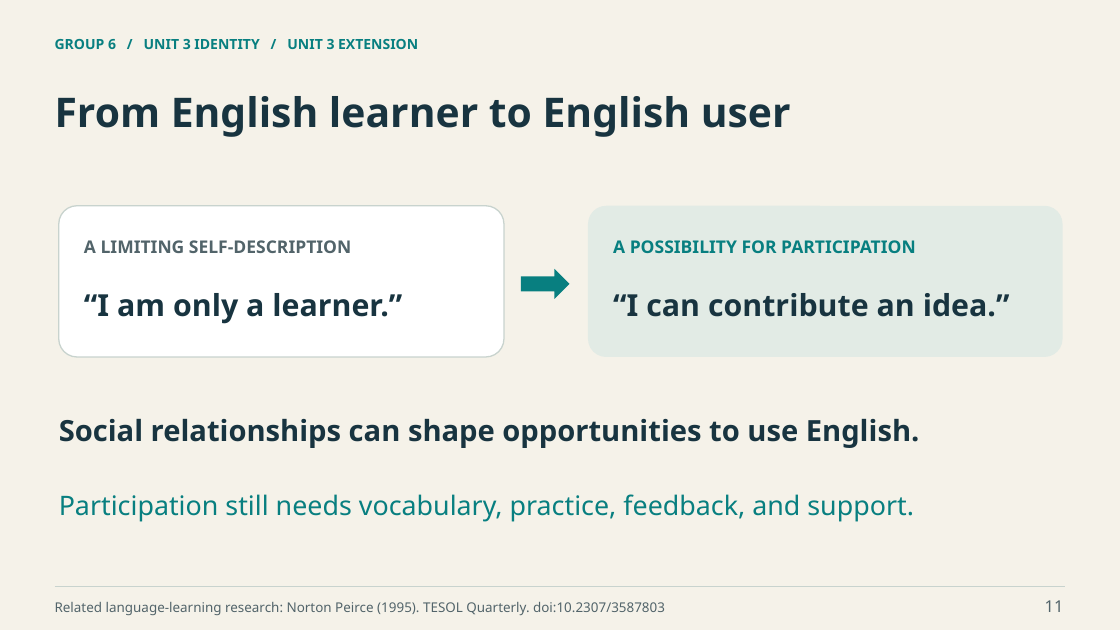
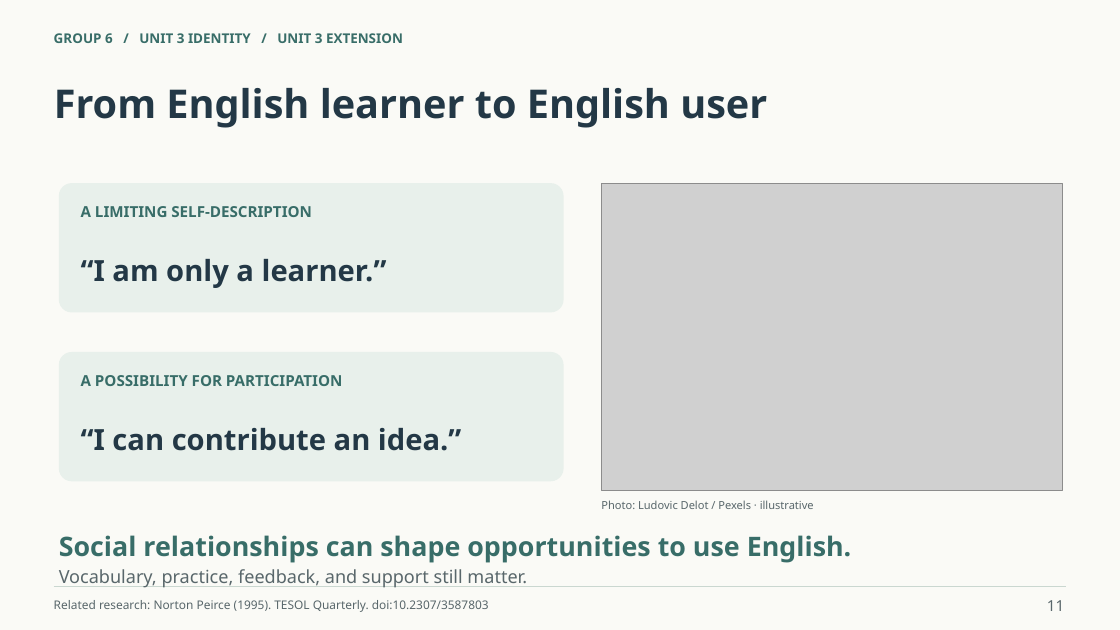
Before and after one commit to ngo769874-max/helloworld, a slide deck: slide 11 of work/deliverables/第6组_学术英语展示_Who_Are_We.pptx. Drawn at 1120x630 pixels with LibreOffice and Linux fonts; fonts in the diff are those of the drawing; grey boxes stand for pictures. Boxes give left, top, right and bottom in pixels: in the first picture for what was removed or moved away, otherwise in the second. Text is boxed around its words. In the diff, an @@ line names an element or a change of style, - is before the commit and + after.

Commit message:
Add real campus photography and unify presentation with light backgrounds

```diff
--- a/work/deliverables/第6组_学术英语展示_Who_Are_We.pptx
+++ b/work/deliverables/第6组_学术英语展示_Who_Are_We.pptx
@@ background #F5F2E9 to #FAFAF6 @@
@@ text "GROUP 6 / UNIT 3 ..." at (x1=54, y1=33, x2=403, y2=43): size 12 to 11.5 pt, text colour #087F80 to #386D68 @@
@@ text "From English learner to English ..." moved from (x1=55, y1=96, x2=791, y2=137) to (x1=54, y1=88, x2=767, y2=128) @@
@@ text "From English learner to English ..." at (x1=54, y1=88, x2=767, y2=128): size 35 to 34 pt, text colour #183440 to #233846 @@
@@ rounded rectangle resized from (x1=59, y1=206, x2=504, y2=357) to (x1=59, y1=183, x2=564, y2=313) @@
@@ rounded rectangle at (x1=59, y1=183, x2=564, y2=313): fill #FFFFFF to #E8F0EB; outline #C8D3CE 1.1 pt to none; proportions changed @@
@@ text "A LIMITING SELF-DESCRIPTION" moved from (x1=84, y1=240, x2=351, y2=253) to (x1=81, y1=206, x2=312, y2=217) @@
@@ text "A LIMITING SELF-DESCRIPTION" at (x1=81, y1=206, x2=312, y2=217): size 15 to 13 pt, text colour #52646A to #386D68 @@
@@ rounded rectangle removed at (x1=588, y1=206, x2=1063, y2=357) @@
@@ picture added at (x1=602, y1=183, x2=1063, y2=491) @@
@@ text "“I am only a learner.”" moved from (x1=84, y1=293, x2=402, y2=324) to (x1=81, y1=259, x2=387, y2=288) @@
@@ text "“I am only a learner.”" at (x1=81, y1=259, x2=387, y2=288): size 26 to 25 pt, text colour #183440 to #233846 @@
@@ right arrow removed at (x1=521, y1=269, x2=570, y2=299) @@
@@ rounded rectangle added at (x1=59, y1=352, x2=564, y2=481), fill #E8F0EB @@
@@ text "A POSSIBILITY FOR PARTICIPATION" moved from (x1=613, y1=240, x2=916, y2=253) to (x1=81, y1=375, x2=343, y2=386) @@
@@ text "A POSSIBILITY FOR PARTICIPATION" at (x1=81, y1=375, x2=343, y2=386): size 15 to 13 pt, text colour #087F80 to #386D68 @@
@@ text "“I can contribute an idea.”" at (x1=81, y1=428, x2=461, y2=451): size 26 to 25 pt, text colour #183440 to #233846 @@
@@ text "“I can contribute an idea.”" moved from (x1=613, y1=293, x2=1010, y2=317) to (x1=81, y1=428, x2=461, y2=451) @@
@@ text added at (x1=601, y1=500, x2=814, y2=509), 9.5 pt, text #59676B @@
+Photo: Ludovic Delot / Pexels · illustrative
@@ text "Social relationships can shape opportunities ..." moved from (x1=59, y1=419, x2=920, y2=448) to (x1=59, y1=535, x2=852, y2=563) @@
@@ text "Social relationships can shape opportunities ..." at (x1=59, y1=535, x2=852, y2=563): size 25 to 23 pt, text colour #183440 to #386D68 @@
@@ text at (x1=59, y1=569, x2=527, y2=588): text changed; size 23 to 15.5 pt; text colour #087F80 to #59676B @@
-Participation still needs vocabulary, practice, feedback, and support.
+Vocabulary, practice, feedback, and support still matter.
@@ line (54, 586) - (1066, 586): stroke #C8D3CE 0.8 pt to #CAD7D0 0.75 pt @@
@@ text "11" at (x1=1047, y1=600, x2=1064, y2=611): size 14 to 13 pt, text colour #52646A to #59676B @@
@@ text at (x1=54, y1=600, x2=489, y2=612): text changed; size 11.5 to 10.2 pt; text colour #52646A to #59676B @@
-Related language-learning research: Norton Peirce (1995). TESOL Quarterly. doi:10.2307/3587803
+Related research: Norton Peirce (1995). TESOL Quarterly. doi:10.2307/3587803
```
Also in this commit, not shown: 15 other slides changed, 2 other files.
